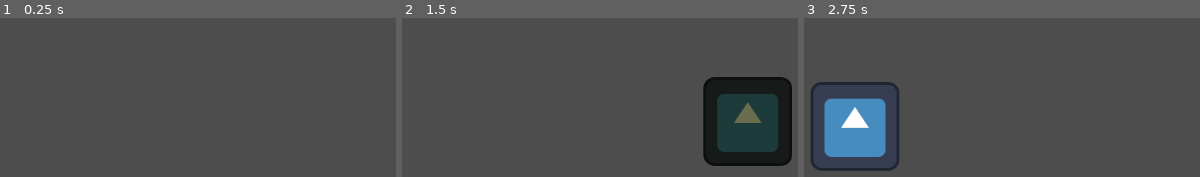
Above: before the commit, frames 1-3 (left to right).
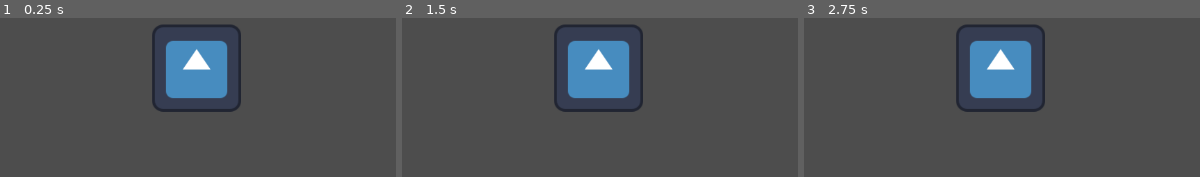
Above: after the commit, the same moments.

Repository: MikalMica/Mascarada-to-wapa
Game: Godot game, scene res://Scenes/Scenarios/Llave.tscn
The game is run twice, just before and just after one commit, with the same random seed, the same clock (stepped at 60 frames per second) and the same inputs. Before the commit the project starts from res://Scenes/Scenarios/TheGuaguaTrials.tscn. The engine's default icon, where the game draws it, is replaced by a stand-in: a white triangle on a blue panel in a dark square.
Inputs:
- Up to frame 1 (0.25 s): no input
- Up to frame 2 (1.5 s): tap Enter at 0.5 s; hold E (default_mask) 0.53-1.28 s; tap Space at 1.25 s; tap R (object_mask) at 1.35 s
- Up to frame 3 (2.75 s): tap Enter at 2 s; hold E (default_mask) from 2.03 s (still down)

The runs differ from the first frame. In frame 1, 7.2% of the frame differs, in the area x 38-61%, y 4-60%; in frame 2, 20%, in the area x 38-99%, y 4-94%; in frame 3, 15%.

Commit message:
No hay nada hecho en verdad :)

Diff:
--- /dev/null
+++ b/MascaradaToWapa/Scenes/Scenarios/Llave.tscn
@@ -0,0 +1,23 @@
+[gd_scene format=3 uid="uid://s6xci46fm7ne"]
+
+[ext_resource type="Texture2D" uid="uid://b8kuer3e50nnx" path="res://icon.svg" id="1_kolq0"]
+[ext_resource type="Script" uid="uid://bi4jkqna36pbn" path="res://Scenes/Scenarios/key.gd" id="1_tw4fw"]
+
+[sub_resource type="RectangleShape2D" id="RectangleShape2D_tw4fw"]
+
+[node name="Llave" type="Node2D" unique_id=1405333240]
+
+[node name="Key" type="RigidBody2D" parent="." unique_id=1356946487]
+position = Vector2(569, 260)
+gravity_scale = 0.0
+script = ExtResource("1_tw4fw")
+
+[node name="Sprite2D" type="Sprite2D" parent="Key" unique_id=623073672]
+scale = Vector2(1.0041733, 0.9817276)
+texture = ExtResource("1_kolq0")
+
+[node name="CollisionShape2D" type="CollisionShape2D" parent="Key" unique_id=937241041]
+scale = Vector2(-6.226464, -6.197539)
+shape = SubResource("RectangleShape2D_tw4fw")
+
+[connection signal="body_entered" from="Key" to="Key" method="_on_collision"]
--- /dev/null
+++ b/MascaradaToWapa/Scenes/Scenarios/Tilemappruebab.tscn
@@ -0,0 +1,3 @@
+[gd_scene format=3 uid="uid://bvj5mcwld5ck5"]
+
+[node name="Tilemappruebab" type="Node2D" unique_id=1836170408]
--- /dev/null
+++ b/MascaradaToWapa/Scenes/Scenarios/key.gd
@@ -0,0 +1,7 @@
+extends RigidBody2D
+
+@export var doorObject : Node2D
+
+func _on_collision(body: Node) -> void:
+	if(body is Node2D && body == doorObject):
+		doorObject.open()
--- a/MascaradaToWapa/project.godot
+++ b/MascaradaToWapa/project.godot
@@ -11,8 +11,7 @@
 [application]
 
 config/name="Mascarada-to-wapa"
-
-run/main_scene="uid://dxdm0u0u5ut4o"
+run/main_scene="uid://s6xci46fm7ne"
 config/features=PackedStringArray("4.6", "Forward Plus")
 config/icon="res://icon.svg"
 
Binary file added: MascaradaToWapa/Assets/Images/puerta-cerrada.png
Not shown, added: MascaradaToWapa/Assets/Images/puerta-cerrada.png.import
Not shown, added: MascaradaToWapa/Scenes/Scenarios/key.gd.uid
